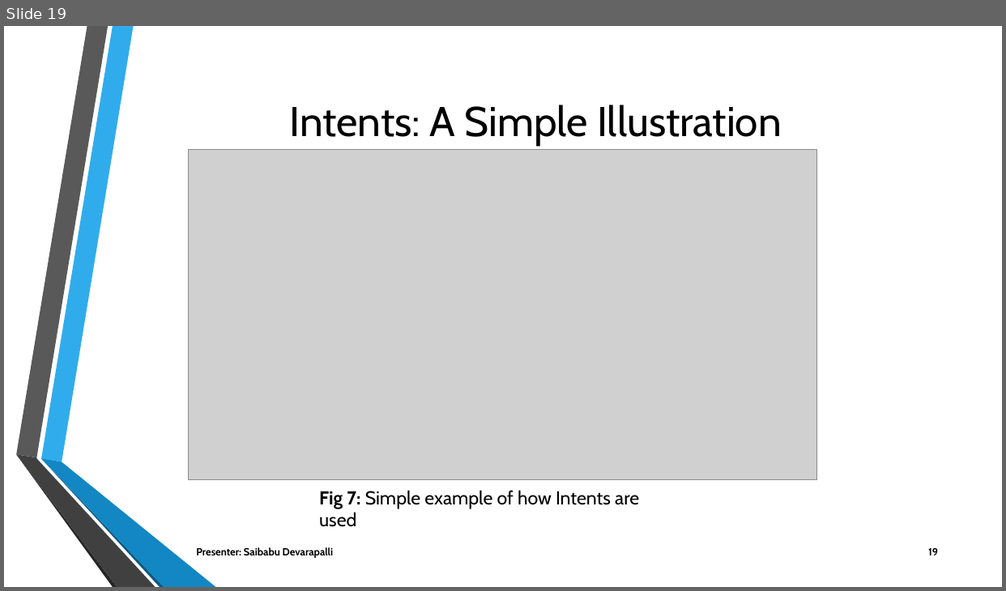
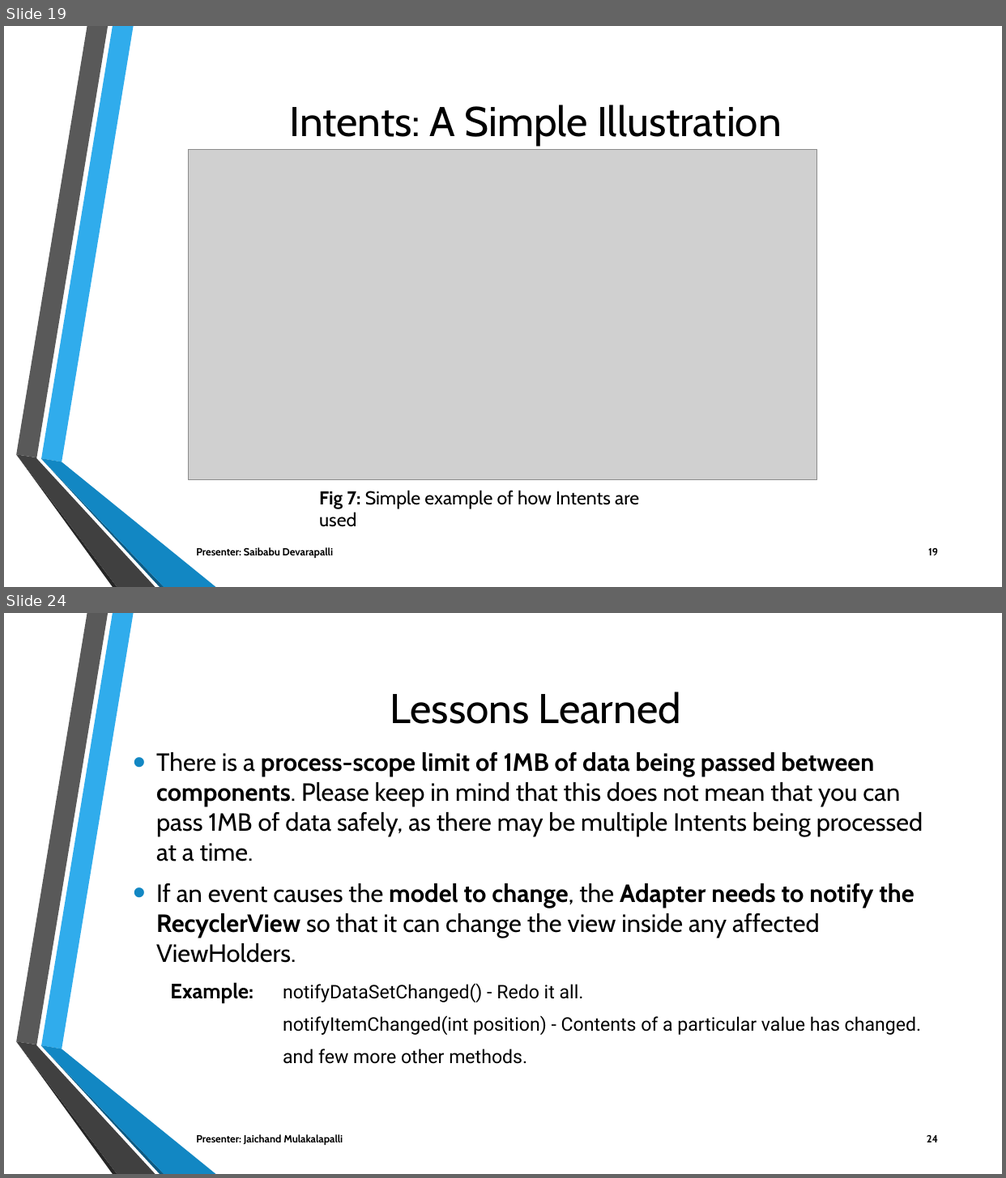
Before and after one commit to Sec03Team05Fall22GDP1/FreebiesforNewbies, a slide deck: Project_Files/Sprint10/FREEBIES FOR NEWBIES Workshop2.pptx. Shown one above the other, each under a label of ours: slide 19 before the commit, slides 19 and 24 after it; the slides between them are not shown. The pictures are 1006x591 and 1006x1178 pixels, drawn with LibreOffice and Linux fonts; fonts in the diff are those of the drawing; grey boxes stand for pictures; background and template pictures are left out. Boxes give left, top, right and bottom in pixels: in the first picture for what was removed or moved away, otherwise in the second. Text is boxed around its words. In the diff, an @@ line names an element or a change of style, - is before the commit and + after.

Commit message:
Updated Workshop2 Slides covering the assigned topics for Jaichand M

```diff
--- a/Project_Files/Sprint10/FREEBIES FOR NEWBIES Workshop2.pptx
+++ b/Project_Files/Sprint10/FREEBIES FOR NEWBIES Workshop2.pptx
@@ slide 24 added at (4,613,1002,1174), background picture (left out); not listed: 6 template elements that a slide beside it also shows @@
@@ title added at (390,692,681,724), 40 pt, text #000000 @@
+Lessons Learned
@@ text added at (156,752,923,1064), 24 pt, text #000000 @@
+• There is a process-scope limit of 1MB of data being passed between components. Please keep in mind that this does not mean that you can pass 1MB of data safely, as there may be multiple Intents being processed at a time.
+• If an event causes the model to change, the Adapter needs to notify the RecyclerView so that it can change the view inside any affected ViewHolders.
+  Example: notifyDataSetChanged() - Redo it all.
+  notifyItemChanged(int position) - Contents of a particular value has changed.
+  and few more other methods.
@@ text added at (196,1135,343,1145), 10 pt, text #000000, bold @@
+Presenter: Jaichand Mulakalapalli
@@ page number added at (927,1135,938,1143), 10 pt, text #000000, bold @@
+24
```
Also in this commit, not shown: 8 other slides added.
